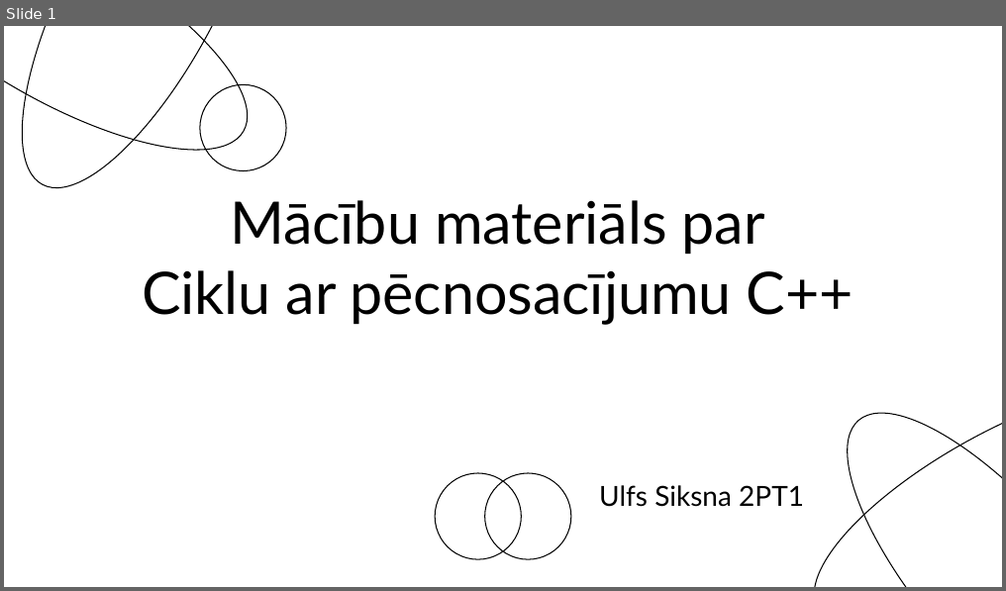
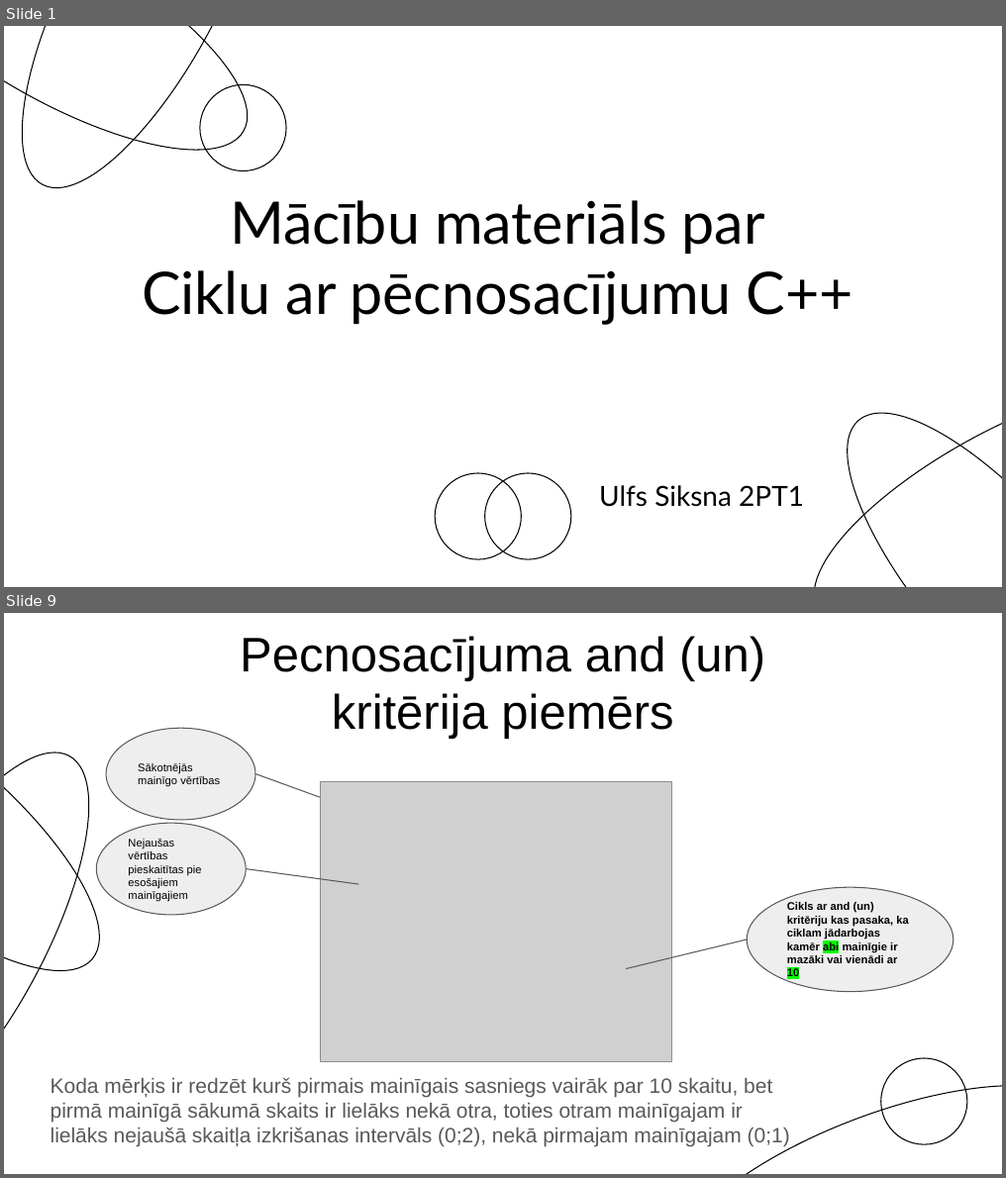
Before and after one commit to Siksna/2PT1_Eksamens, a slide deck: Pecnosacījumu_MācībuMaterials.pptx. Shown one above the other, each under a label of ours: slide 1 before the commit, slides 1 and 9 after it; the slides between them are not shown. The pictures are 1006x591 and 1006x1178 pixels, drawn with LibreOffice and Linux fonts; fonts in the diff are those of the drawing; grey boxes stand for pictures. Boxes give left, top, right and bottom in pixels: in the first picture for what was removed or moved away, otherwise in the second. Text is boxed around its words. In the diff, an @@ line names an element or a change of style, - is before the commit and + after.

```diff
--- a/Pecnosacījumu_MācībuMaterials.pptx
+++ b/Pecnosacījumu_MācībuMaterials.pptx
@@ slide 9 added at (4, 613, 1002, 1174), background #FFFFFF @@
@@ ellipse added at (4, 622, 141, 1018), outline #000000 0.75 pt @@
@@ text added at (240, 636, 765, 740), 35 pt, text #000000 @@
+Pecnosacījuma and (un) kritērija piemērs
@@ ellipse added at (4, 719, 137, 1174), outline #000000 0.75 pt @@
@@ ellipse added at (106, 728, 255, 820), fill #EEEEEE, outline #595959 0.75 pt, 8 pt, text #000000 @@
+Sākotnējās mainīgo vērtības
@@ line added from (333, 802) to (255, 773), #595959 0.75 pt @@
@@ picture added at (321, 781, 671, 1062) @@
@@ ellipse added at (97, 824, 247, 915), fill #EEEEEE, outline #595959 0.75 pt, 8 pt, text #000000 @@
+Nejaušas vērtības pieskaitītas pie esošajiem mainīgajiem
@@ line added from (358, 884) to (246, 869), #595959 0.75 pt @@
@@ ellipse added at (746, 887, 953, 992), fill #EEEEEE, outline #595959 0.75 pt, 8 pt, text #000000, bold @@
+Cikls ar and (un) kritēriju kas pasaka, ka ciklam jādarbojas kamēr abi mainīgie ir mazāki vai vienādi ar 10
@@ line added from (626, 969) to (746, 940), #595959 0.75 pt @@
@@ ellipse added at (651, 1043, 1002, 1174), outline #000000 0.75 pt @@
@@ text added at (51, 1077, 790, 1147), 15 pt, text #595959 @@
+Koda mērķis ir redzēt kurš pirmais mainīgais sasniegs vairāk par 10 skaitu, bet pirmā mainīgā sākumā skaits ir lielāks nekā otra, toties otram mainīgajam ir lielāks nejaušā skaitļa izkrišanas intervāls (0;2), nekā pirmajam mainīgajam (0;1)
@@ ellipse added at (881, 1059, 967, 1144), outline #000000 0.75 pt @@
```
Also in this commit, not shown: 7 slides changed, 2 other slides added, 3 slides removed, 1 other file.
